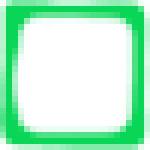
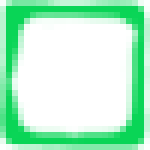
Before/after of a 150×150 layered artwork. What changed in the layer stack:
added layer "hook2.2" above "box2" over (0, 18, 144, 144)
